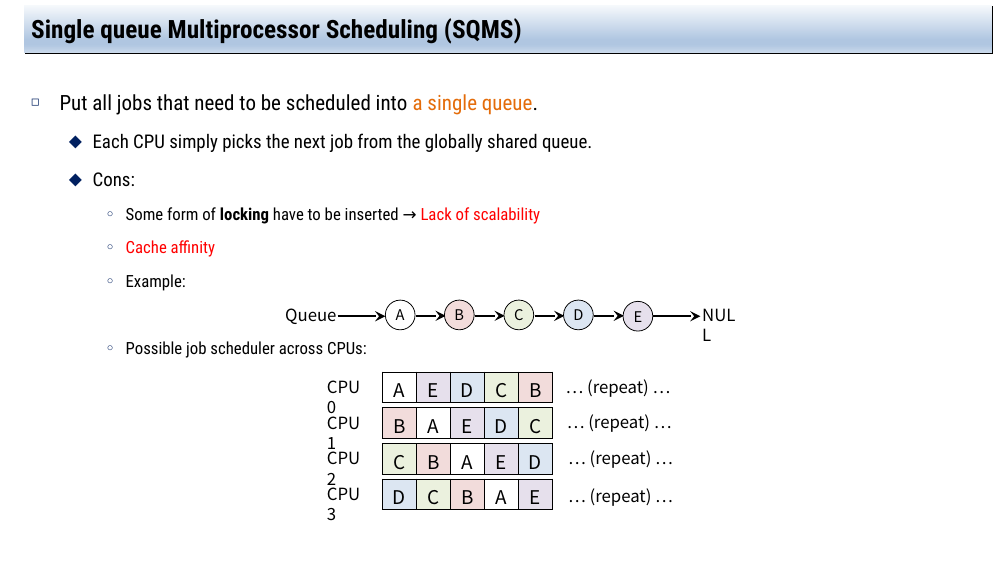
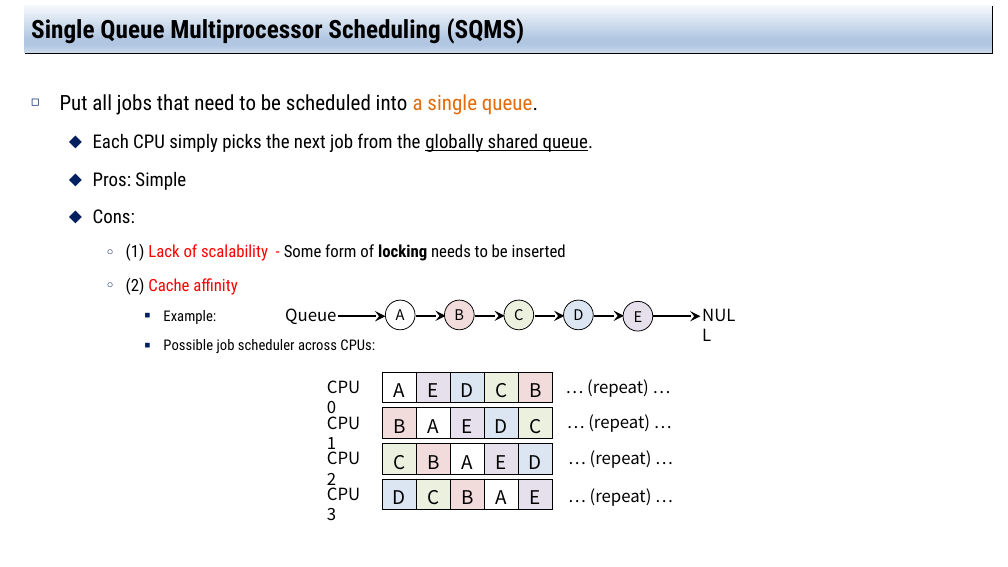
Before and after one commit to jachermocilla/extra-course-materials, a slide deck: slide 13 of cmsc125/ostep/slides/01.Virtualization/10.Multiprocessor_Scheduling(Advanced).pptx. Drawn at 1008x567 pixels with LibreOffice and Linux fonts; fonts in the diff are those of the drawing. Boxes give left, top, right and bottom in pixels: in the first picture for what was removed or moved away, otherwise in the second. Text is boxed around its words. In the diff, an @@ line names an element or a change of style, - is before the commit and + after.

```diff
--- a/cmsc125/ostep/slides/01.Virtualization/10.Multiprocessor_Scheduling(Advanced).pptx
+++ b/cmsc125/ostep/slides/01.Virtualization/10.Multiprocessor_Scheduling(Advanced).pptx
@@ title at (31, 15, 525, 44): text changed @@
-Single queue Multiprocessor Scheduling (SQMS)
+Single Queue Multiprocessor Scheduling (SQMS)
@@ text at (93, 133, 594, 353): underline on in "globally shared queue."; size 16 to 14 pt in "Example:", "Possible job scheduler across CPUs:"; bullet ○ to ■; list level 3 to 4 in "Example:"; list level 3 to 4 in "Possible job scheduler across CPUs:" @@
@@ text at (93, 171, 186, 190): paragraph added @@
+  ⬥ Pros: Simple
@@ text at (126, 244, 566, 295): text changed @@
-    ○ Some form of locking have to be inserted → Lack of scalability
-    ○ Cache affinity
+    ○ (1) Lack of scalability - Some form of locking needs to be inserted
+    ○ (2) Cache affinity
```
Also in this commit, not shown: 11 other slides changed, 2 other files.
